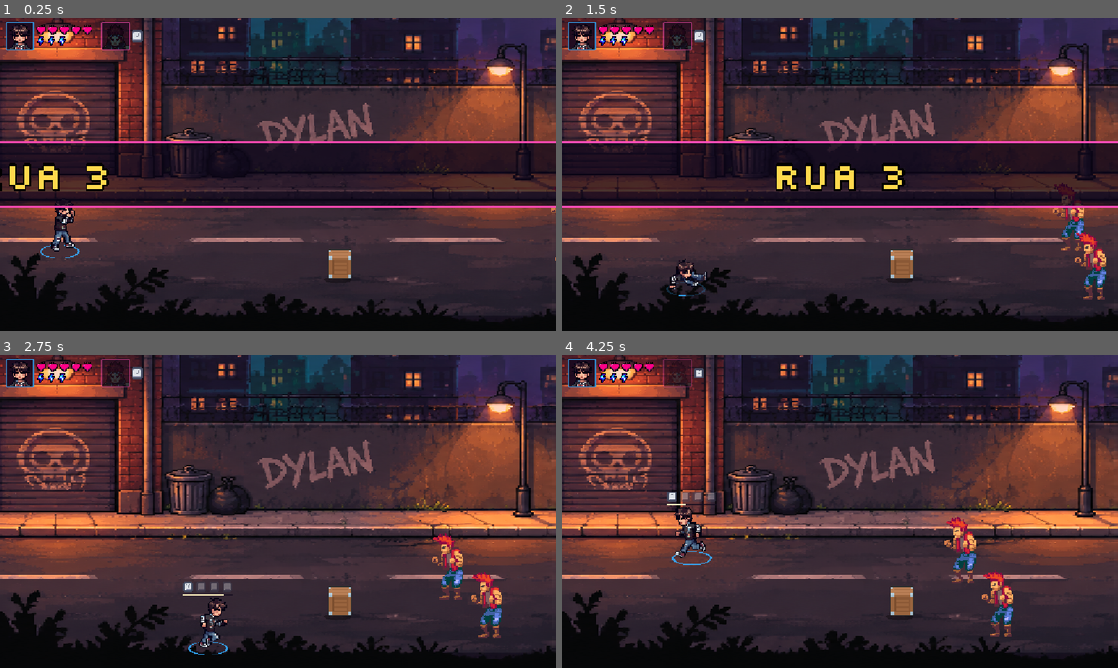
Above: before the commit, frames 1-4 (two rows, left to right).
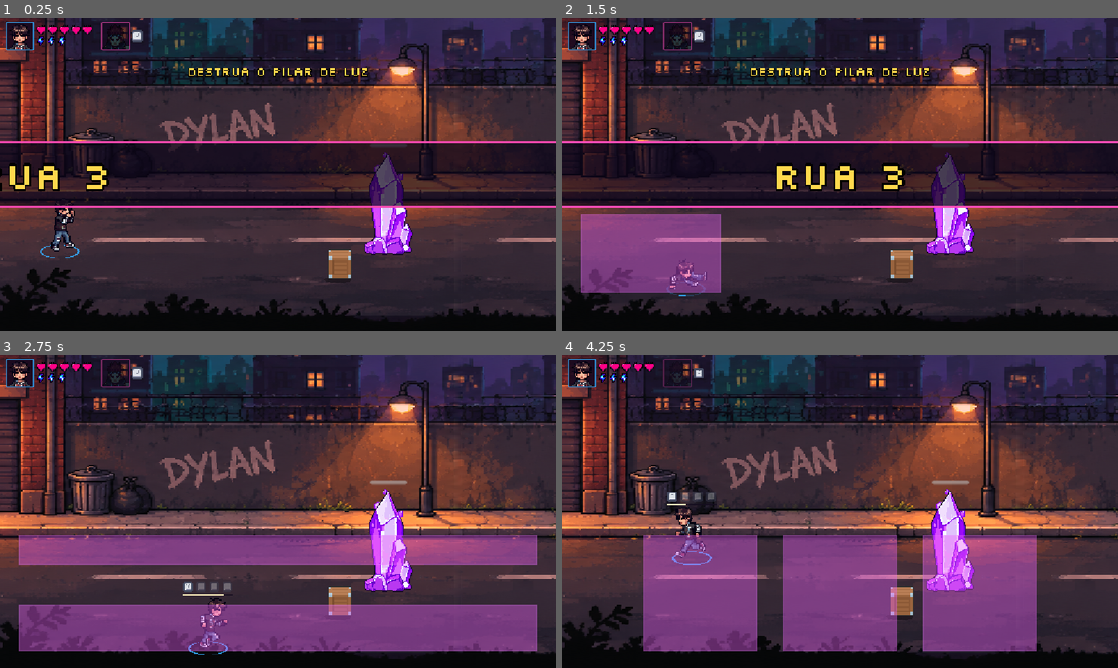
Above: after the commit, the same moments.

Repository: lucas-gif561/metalworld
Game: Godot game, scene res://fases/rua_3/rua_3.tscn
Two runs of this game, one before a commit and one after it. Both use one fixed random seed, a clock stepped at 60 frames per second and the inputs below. This scene is started directly instead of the project's main scene. Sound files missing from this copy of the repository are replaced by a short silence.
Inputs (mouse positions are in pixels of both pictures, inside the frame that each line leads up to):
- Up to frame 1 (0.25 s): no input
- Up to frame 2 (1.5 s): tap Enter (p1_entrar) at 0.5 s; move the mouse to (962, 158) at 0.52 s; hold D (mover_direita) 0.53-1.28 s; hold F (atacar) 0.53-1.28 s; click (962, 158) at 0.67 s; move the mouse to (728, 190) at 1.27 s; hold S (mover_baixo) from 1.28 s (still down); tap G (dodge) at 1.35 s; click (728, 190) at 1.42 s
- Up to frame 3 (2.75 s): move the mouse to (333, 442) at 2.02 s; release S (mover_baixo) at 2.03 s; hold D (mover_direita) from 2.03 s (still down); tap Y (interagir) at 2.1 s; click (333, 442) at 2.17 s
- Up to frame 4 (4.25 s): move the mouse to (812, 574) at 2.77 s; release D (mover_direita) at 2.78 s; hold W (mover_cima) 2.78-3.53 s; tap Enter (p1_entrar) at 2.85 s; click (812, 574) at 2.92 s; move the mouse to (1006, 558) at 3.52 s; hold A (mover_esquerda) from 3.53 s (still down); tap R (p1_reiniciar) at 3.6 s; click (1006, 558) at 3.67 s

The runs differ from the first frame. In frame 1, 34% of the frame differs, in the area x 0-100%, y 0-97%; in frame 2, 39%; in frame 3, 61%; in frame 4, 61%.

Commit message:
Adicionar Rua 3 e aprimorar o combate

Diff:
--- a/fases/rua_2/inimigos/tubista/tubista.gd
+++ b/fases/rua_2/inimigos/tubista/tubista.gd
@@ -7,6 +7,8 @@
 
 
 func _comportamento(_delta):
+	if _andar_para_dentro_da_arena():
+		return
 	_olhar_para_jogador()
 	if global_position.distance_to(jogador.global_position) <= alcance_ataque:
 		velocity = Vector2.ZERO
@@ -21,6 +23,8 @@
 
 
 func _assoprar_tuba() -> void:
+	if _fora_da_arena_da_rua():
+		return
 	var alvo = Jogo.jogador_mais_proximo(global_position)
 	if alvo == null:
 		return
--- /dev/null
+++ b/fases/rua_3/desafio_luz.gd
@@ -0,0 +1,149 @@
+extends Node2D
+## O gerenciador mantém a arena fechada enquanto este desafio estiver na cena.
+
+const ATAQUES_POR_SEQUENCIA := 4
+
+@export var vida_maxima := 8
+@export var tempo_sobrevivencia := 0.0
+@export var intervalo_ataques := 1.45
+@export var intervalo_sequencias := 2.6
+@export_range(0.0, 1.0) var chance_animacao_dano := 0.35
+@export var cena_feixe: PackedScene
+@export var objetivo := ""
+
+@onready var fase = get_parent()
+@onready var vida := float(vida_maxima)
+@onready var _vida_maxima_atual := vida_maxima
+@onready var barra := get_node_or_null("Vida") as ProgressBar
+@onready var cristal := get_node_or_null("Cristal") as AnimatedSprite2D
+
+var morto := false
+var _decorrido := 0.0
+var _ate_ataque := 0.8
+var _ataque := 0
+var _segundos_exibidos := -1
+
+
+func _ready() -> void:
+	if cristal != null:
+		cristal.animation_finished.connect(_ao_terminar_animacao_cristal)
+	if barra != null:
+		_atualizar_vida_coop()
+		Jogo.jogador_entrou.connect(_atualizar_vida_coop)
+		Jogo.jogador_saiu.connect(_atualizar_vida_coop)
+		fase.hud.mostrar_aviso(objetivo, 2.5)
+
+
+func _atualizar_vida_coop(_jogador = null) -> void:
+	if morto:
+		return
+	var nova_maxima := vida_maxima * (2 if Jogo.p2_ativo else 1)
+	# Mantém a porcentagem de vida quando o P2 entra ou sai.
+	vida *= float(nova_maxima) / _vida_maxima_atual
+	_vida_maxima_atual = nova_maxima
+	barra.max_value = nova_maxima
+	barra.value = vida
+
+
+func _physics_process(delta: float) -> void:
+	if morto or fase.fim_de_jogo:
+		return
+
+	_decorrido += delta
+	_ate_ataque -= delta
+	if tempo_sobrevivencia > 0.0:
+		var limites: Rect2 = fase.limites_arena()
+		for jogador in Jogo.jogadores_vivos():
+			if not jogador.entrando and jogador.global_position.x >= limites.end.x:
+				_concluir()
+				return
+		var restante := ceili(tempo_sobrevivencia - _decorrido)
+		if restante <= 0:
+			_concluir()
+			return
+		if restante != _segundos_exibidos:
+			_segundos_exibidos = restante
+			fase.hud.mostrar_aviso(objetivo % restante)
+		if tempo_sobrevivencia - _decorrido < 1.15:
+			return
+
+	if _ate_ataque <= 0.0:
+		_lancar_ataque()
+		_ate_ataque = intervalo_sequencias if _ataque % ATAQUES_POR_SEQUENCIA == 0 else intervalo_ataques
+
+
+func receber_dano(dano: float) -> void:
+	if morto or barra == null or dano <= 0.0:
+		return
+	vida = maxf(0.0, vida - ceili(dano))
+	barra.value = vida
+	Audio.tocar("dano_inimigo")
+	if vida == 0:
+		Combate.tremer(6.0)
+		_concluir()
+	elif cristal != null and cristal.animation == &"parado" and randf() < chance_animacao_dano:
+		cristal.play(&"dano")
+
+
+func _concluir() -> void:
+	morto = true
+	fase.hud.esconder_aviso()
+	if cristal == null:
+		queue_free()
+		return
+
+	$Colisao.set_deferred("disabled", true)
+	barra.hide()
+	for feixe in get_children():
+		if feixe is Panel:
+			feixe.set_physics_process(false)
+			feixe.queue_free()
+	cristal.play(&"quebra")
+
+
+func _ao_terminar_animacao_cristal() -> void:
+	if morto:
+		queue_free()
+	else:
+		cristal.play(&"parado")
+
+
+func _lancar_ataque() -> void:
+	# Inclui os pés de quem está encostado nas bordas direita e inferior.
+	var limites: Rect2 = fase.limites_arena().grow(1.0)
+	var invertido := _ataque % (ATAQUES_POR_SEQUENCIA * 2) >= ATAQUES_POR_SEQUENCIA
+	match _ataque % ATAQUES_POR_SEQUENCIA:
+		0:
+			if invertido:
+				_marcar_faixa(limites, Vector2(0.12, 0), Vector2(0.33, 1))
+				_marcar_faixa(limites, Vector2(0.55, 0), Vector2(0.33, 1))
+			else:
+				var tamanho := limites.size * Vector2(0.36, 0.68)
+				for jogador in Jogo.jogadores_vivos():
+					if not jogador.entrando:
+						var area := Rect2(jogador.global_position - tamanho / 2.0, tamanho)
+						_marcar(area.intersection(limites))
+		1:
+			var altura_topo := 0.40 if invertido else 0.26
+			var inicio_base := altura_topo + 0.34
+			_marcar_faixa(limites, Vector2.ZERO, Vector2(1, altura_topo))
+			_marcar_faixa(limites, Vector2(0, inicio_base), Vector2(1, 1.0 - inicio_base))
+		2:
+			for x in [0.12, 0.39, 0.66]:
+				_marcar_faixa(limites, Vector2(x, 0), Vector2(0.22, 1))
+		3:
+			var x_topo := 0.50 if invertido else 0.0
+			_marcar_faixa(limites, Vector2(x_topo, 0), Vector2(0.50, 0.42))
+			_marcar_faixa(limites, Vector2(0.50 - x_topo, 0.56), Vector2(0.50, 0.44))
+	_ataque += 1
+
+
+func _marcar_faixa(limites: Rect2, inicio: Vector2, tamanho: Vector2) -> void:
+	_marcar(Rect2(limites.position + inicio * limites.size, tamanho * limites.size))
+
+
+func _marcar(area: Rect2) -> void:
+	var feixe = cena_feixe.instantiate()
+	add_child(feixe)
+	feixe.global_position = area.position
+	feixe.size = area.size
--- /dev/null
+++ b/fases/rua_3/esquiva_luz.tscn
@@ -0,0 +1,11 @@
+[gd_scene format=3 uid="uid://d4egb2dewbxsb"]
+
+[ext_resource type="Script" uid="uid://kpf2xvpocbqb" path="res://fases/rua_3/desafio_luz.gd" id="1_desafio"]
+[ext_resource type="PackedScene" uid="uid://dta2ydn2pt54f" path="res://fases/rua_3/feixe_rua.tscn" id="2_feixe"]
+
+[node name="EsquivaLuz" type="Node2D"]
+script = ExtResource("1_desafio")
+tempo_sobrevivencia = 10.0
+intervalo_ataques = 1.30
+cena_feixe = ExtResource("2_feixe")
+objetivo = "SIGA PARA A DIREITA  (%ds DE FEIXES)"
--- /dev/null
+++ b/fases/rua_3/feixe_rua.gd
@@ -0,0 +1,22 @@
+extends Panel
+
+@export var tempo_aviso := 0.9
+@export var tempo_impacto := 0.2
+@export var brilho_impacto := Color.WHITE
+@export var dano := 1
+
+var _tempo := 0.0
+var _atingiu := false
+
+
+func _physics_process(delta: float) -> void:
+	_tempo += delta
+	if not _atingiu and _tempo >= tempo_aviso:
+		_atingiu = true
+		self_modulate = brilho_impacto
+		var area := Rect2(global_position, size)
+		for jogador in Jogo.jogadores_vivos():
+			if not jogador.entrando and area.has_point(jogador.global_position):
+				jogador.receber_dano(dano)
+	if _tempo >= tempo_aviso + tempo_impacto:
+		queue_free()
--- /dev/null
+++ b/fases/rua_3/feixe_rua.tscn
@@ -0,0 +1,19 @@
+[gd_scene format=3 uid="uid://dta2ydn2pt54f"]
+
+[ext_resource type="Script" uid="uid://bt2ys7ybijlnu" path="res://fases/rua_3/feixe_rua.gd" id="1_feixe"]
+
+[sub_resource type="StyleBoxFlat" id="StyleBoxFlat_feixe"]
+bg_color = Color(1, 0.82, 0.98, 0.86)
+border_width_left = 2
+border_width_top = 2
+border_width_right = 2
+border_width_bottom = 2
+border_color = Color(1, 0.94, 1, 1)
+
+[node name="Feixe" type="Panel"]
+self_modulate = Color(0.93, 0.46, 1, 0.46)
+z_index = 1
+mouse_filter = 2
+theme_override_styles/panel = SubResource("StyleBoxFlat_feixe")
+script = ExtResource("1_feixe")
+brilho_impacto = Color(1.75, 1.35, 1.8, 1)
--- /dev/null
+++ b/fases/rua_3/pilar_luz.tscn
@@ -0,0 +1,147 @@
+[gd_scene format=3 uid="uid://y51xvcfu2g0y"]
+
+[ext_resource type="Script" uid="uid://kpf2xvpocbqb" path="res://fases/rua_3/desafio_luz.gd" id="1_desafio"]
+[ext_resource type="PackedScene" uid="uid://dta2ydn2pt54f" path="res://fases/rua_3/feixe_rua.tscn" id="2_feixe"]
+[ext_resource type="Texture2D" uid="uid://dprg87hb2lf30" path="res://fases/rua_3/sprites/cristal_luz.png" id="3_cristal"]
+[ext_resource type="Texture2D" uid="uid://4fnt8jm40ugd" path="res://fases/rua_3/sprites/cristal_luz_animacoes.png" id="4_animacoes"]
+
+[sub_resource type="RectangleShape2D" id="RectangleShape2D_base"]
+size = Vector2(34, 16)
+
+[sub_resource type="AtlasTexture" id="Atlas_0"]
+atlas = ExtResource("4_animacoes")
+region = Rect2(0, 0, 152, 152)
+
+[sub_resource type="AtlasTexture" id="Atlas_1"]
+atlas = ExtResource("4_animacoes")
+region = Rect2(152, 0, 152, 152)
+
+[sub_resource type="AtlasTexture" id="Atlas_2"]
+atlas = ExtResource("4_animacoes")
+region = Rect2(304, 0, 152, 152)
+
+[sub_resource type="AtlasTexture" id="Atlas_3"]
+atlas = ExtResource("4_animacoes")
+region = Rect2(456, 0, 152, 152)
+
+[sub_resource type="AtlasTexture" id="Atlas_4"]
+atlas = ExtResource("4_animacoes")
+region = Rect2(608, 0, 152, 152)
+
+[sub_resource type="AtlasTexture" id="Atlas_5"]
+atlas = ExtResource("4_animacoes")
+region = Rect2(760, 0, 152, 152)
+
+[sub_resource type="AtlasTexture" id="Atlas_6"]
+atlas = ExtResource("4_animacoes")
+region = Rect2(0, 152, 152, 152)
+
+[sub_resource type="AtlasTexture" id="Atlas_7"]
+atlas = ExtResource("4_animacoes")
+region = Rect2(152, 152, 152, 152)
+
+[sub_resource type="AtlasTexture" id="Atlas_8"]
+atlas = ExtResource("4_animacoes")
+region = Rect2(304, 152, 152, 152)
+
+[sub_resource type="AtlasTexture" id="Atlas_9"]
+atlas = ExtResource("4_animacoes")
+region = Rect2(456, 152, 152, 152)
+
+[sub_resource type="AtlasTexture" id="Atlas_10"]
+atlas = ExtResource("4_animacoes")
+region = Rect2(608, 152, 152, 152)
+
+[sub_resource type="AtlasTexture" id="Atlas_11"]
+atlas = ExtResource("4_animacoes")
+region = Rect2(760, 152, 152, 152)
+
+[sub_resource type="AtlasTexture" id="Atlas_12"]
+atlas = ExtResource("4_animacoes")
+region = Rect2(0, 304, 152, 152)
+
+[sub_resource type="AtlasTexture" id="Atlas_13"]
+atlas = ExtResource("4_animacoes")
+region = Rect2(152, 304, 152, 152)
+
+[sub_resource type="AtlasTexture" id="Atlas_14"]
+atlas = ExtResource("4_animacoes")
+region = Rect2(304, 304, 152, 152)
+
+[sub_resource type="AtlasTexture" id="Atlas_15"]
+atlas = ExtResource("4_animacoes")
+region = Rect2(456, 304, 152, 152)
+
+[sub_resource type="AtlasTexture" id="Atlas_16"]
+atlas = ExtResource("4_animacoes")
+region = Rect2(608, 304, 152, 152)
+
+[sub_resource type="AtlasTexture" id="Atlas_17"]
+atlas = ExtResource("4_animacoes")
+region = Rect2(760, 304, 152, 152)
+
+
+[sub_resource type="SpriteFrames" id="SpriteFrames_cristal"]
+animations = [{
+"frames": [{"duration": 1.0, "texture": ExtResource("3_cristal")}],
+"loop": true,
+"name": &"parado",
+"speed": 5.0
+}, {
+"frames": [
+{"duration": 1.0, "texture": SubResource("Atlas_0")},
+{"duration": 1.0, "texture": SubResource("Atlas_1")},
+{"duration": 1.0, "texture": SubResource("Atlas_2")},
+{"duration": 1.0, "texture": SubResource("Atlas_3")},
+{"duration": 1.0, "texture": SubResource("Atlas_4")},
+{"duration": 1.0, "texture": SubResource("Atlas_5")},
+{"duration": 1.0, "texture": SubResource("Atlas_6")},
+{"duration": 1.0, "texture": SubResource("Atlas_7")},
+{"duration": 1.0, "texture": SubResource("Atlas_8")}
+],
+"loop": false,
+"name": &"dano",
+"speed": 12.0
+}, {
+"frames": [
+{"duration": 1.0, "texture": SubResource("Atlas_9")},
+{"duration": 1.0, "texture": SubResource("Atlas_10")},
+{"duration": 1.0, "texture": SubResource("Atlas_11")},
+{"duration": 1.0, "texture": SubResource("Atlas_12")},
+{"duration": 1.0, "texture": SubResource("Atlas_13")},
+{"duration": 1.0, "texture": SubResource("Atlas_14")},
+{"duration": 1.0, "texture": SubResource("Atlas_15")},
+{"duration": 1.0, "texture": SubResource("Atlas_16")},
+{"duration": 1.0, "texture": SubResource("Atlas_17")}
+],
+"loop": false,
+"name": &"quebra",
+"speed": 10.0
+}]
+
+[node name="PilarLuz" type="AnimatableBody2D" groups=["alvos_golpe", "inimigos"]]
+collision_layer = 33
+collision_mask = 0
+sync_to_physics = false
+script = ExtResource("1_desafio")
+vida_maxima = 14
+cena_feixe = ExtResource("2_feixe")
+objetivo = "DESTRUA O PILAR DE LUZ"
+
+[node name="Colisao" type="CollisionShape2D" parent="."]
+shape = SubResource("RectangleShape2D_base")
+
+[node name="Cristal" type="AnimatedSprite2D" parent="."]
+position = Vector2(-2, -106)
+scale = Vector2(2, 2)
+sprite_frames = SubResource("SpriteFrames_cristal")
+animation = &"parado"
+flip_h = true
+
+[node name="Vida" type="ProgressBar" parent="."]
+offset_left = -38.0
+offset_top = -230.0
+offset_right = 38.0
+offset_bottom = -222.0
+mouse_filter = 2
+show_percentage = false
--- a/fases/rua_3/rua_3.tscn
+++ b/fases/rua_3/rua_3.tscn
@@ -6,8 +6,8 @@
 [ext_resource type="PackedScene" uid="uid://dqlqnehxlyabn" path="res://personagens/dylan/jogador.tscn" id="4_player"]
 [ext_resource type="Script" uid="uid://bgs4n7or273cj" path="res://fases/comum/ponto_spawn.gd" id="5_ponto"]
 [ext_resource type="Script" uid="uid://c2r13nvu5ypje" path="res://fases/comum/gerenciador_ondas.gd" id="6_manager"]
-[ext_resource type="PackedScene" uid="uid://cveoxj6cty0lj" path="res://inimigos/base/inimigo.tscn" id="7_normal"]
-[ext_resource type="PackedScene" uid="uid://bns8j4jm6robf" path="res://inimigos/rapido/inimigo_rapido.tscn" id="8_rapido"]
+[ext_resource type="PackedScene" uid="uid://y51xvcfu2g0y" path="res://fases/rua_3/pilar_luz.tscn" id="7_pilar"]
+[ext_resource type="PackedScene" uid="uid://d4egb2dewbxsb" path="res://fases/rua_3/esquiva_luz.tscn" id="8_esquiva"]
 [ext_resource type="PackedScene" uid="uid://b3tmyx1mfj17g" path="res://ui/hud.tscn" id="9_hud"]
 [ext_resource type="PackedScene" uid="uid://b08jrpmqepjnt" path="res://objetos/caixote.tscn" id="10_caixote"]
 [ext_resource type="PackedScene" uid="uid://dv05ik1pri0fs" path="res://objetos/barril.tscn" id="11_barril"]
@@ -19,12 +19,15 @@
 [node name="Background" type="Sprite2D" parent="." unique_id=1739462595]
 modulate = Color(1.1, 0.85, 0.8, 1)
 z_index = -1
-position = Vector2(1622.5001, 215.99998)
+position = Vector2(2640, 215.99998)
 scale = Vector2(1.4986188, 1.1933701)
+texture_repeat = 2
+region_enabled = true
+region_rect = Rect2(0, 0, 3800, 724)
 texture = ExtResource("2_fundo")
 
 [node name="Portal" parent="." unique_id=1072026046 instance=ExtResource("3_portal")]
-position = Vector2(2050, 461)
+position = Vector2(5110, 461)
 
 [node name="Player" parent="." unique_id=526895389 instance=ExtResource("4_player")]
 position = Vector2(124, 488)
@@ -34,37 +37,53 @@
 
 [node name="Spawns" type="Node2D" parent="." unique_id=798770499]
 
-[node name="Arena1" type="Node2D" parent="Spawns" unique_id=1122361323]
+[node name="Arena1" type="Node2D" parent="Spawns"]
 
-[node name="Onda1" type="Node2D" parent="Spawns/Arena1" unique_id=2129842886]
+[node name="Onda1" type="Node2D" parent="Spawns/Arena1"]
 
-[node name="Ponto1" type="Marker2D" parent="Spawns/Arena1/Onda1" unique_id=951737822]
-position = Vector2(1203, 480)
+[node name="Ponto1" type="Marker2D" parent="Spawns/Arena1/Onda1"]
+position = Vector2(805, 490)
 script = ExtResource("5_ponto")
-cena_inimigo = ExtResource("7_normal")
+cena_inimigo = ExtResource("7_pilar")
 
-[node name="Ponto2" type="Marker2D" parent="Spawns/Arena1/Onda1" unique_id=397983804]
-position = Vector2(1204, 580)
+[node name="Arena2" type="Node2D" parent="Spawns"]
+
+[node name="Onda1" type="Node2D" parent="Spawns/Arena2"]
+
+[node name="Ponto1" type="Marker2D" parent="Spawns/Arena2/Onda1"]
+position = Vector2(1608, 490)
 script = ExtResource("5_ponto")
-cena_inimigo = ExtResource("7_normal")
+cena_inimigo = ExtResource("8_esquiva")
 
-[node name="Arena2" type="Node2D" parent="Spawns" unique_id=1858583814]
+[node name="Arena3" type="Node2D" parent="Spawns"]
 
-[node name="Onda1" type="Node2D" parent="Spawns/Arena2" unique_id=1304788807]
+[node name="Onda1" type="Node2D" parent="Spawns/Arena3"]
 
-[node name="Ponto1" type="Marker2D" parent="Spawns/Arena2/Onda1" unique_id=480487652]
-position = Vector2(2320, 480)
+[node name="Ponto1" type="Marker2D" parent="Spawns/Arena3/Onda1"]
+position = Vector2(2869, 490)
 script = ExtResource("5_ponto")
-cena_inimigo = ExtResource("7_normal")
+cena_inimigo = ExtResource("7_pilar")
 
-[node name="Ponto2" type="Marker2D" parent="Spawns/Arena2/Onda1" unique_id=1674227076]
-position = Vector2(2330, 580)
+[node name="Arena4" type="Node2D" parent="Spawns"]
+
+[node name="Onda1" type="Node2D" parent="Spawns/Arena4"]
+
+[node name="Ponto1" type="Marker2D" parent="Spawns/Arena4/Onda1"]
+position = Vector2(3672, 490)
 script = ExtResource("5_ponto")
-cena_inimigo = ExtResource("8_rapido")
+cena_inimigo = ExtResource("8_esquiva")
+
+[node name="Arena5" type="Node2D" parent="Spawns"]
+
+[node name="Onda1" type="Node2D" parent="Spawns/Arena5"]
+
+[node name="Ponto1" type="Marker2D" parent="Spawns/Arena5/Onda1"]
+position = Vector2(4933, 490)
+script = ExtResource("5_ponto")
+cena_inimigo = ExtResource("7_pilar")
 
 [node name="GerenciadorOndas" type="Node" parent="." unique_id=760976405]
 script = ExtResource("6_manager")
-cena_inimigo = ExtResource("7_normal")
 
 [node name="Caixote1" parent="." unique_id=521593969 instance=ExtResource("10_caixote")]
 position = Vector2(700, 540)
@@ -72,4 +91,13 @@
 [node name="Barril1" parent="." unique_id=1684463714 instance=ExtResource("11_barril")]
 position = Vector2(1500, 403)
 
+[node name="Caixote3" parent="." instance=ExtResource("10_caixote")]
+position = Vector2(2650, 540)
+
+[node name="Barril4" parent="." instance=ExtResource("11_barril")]
+position = Vector2(3620, 403)
+
+[node name="Caixote5" parent="." instance=ExtResource("10_caixote")]
+position = Vector2(4750, 540)
+
 [node name="HudJogo" parent="." unique_id=444926627 instance=ExtResource("9_hud")]
--- a/inimigos/atirador/inimigo_atirador.gd
+++ b/inimigos/atirador/inimigo_atirador.gd
@@ -7,6 +7,8 @@
 
 
 func _comportamento(_delta):
+	if _andar_para_dentro_da_arena():
+		return
 	var diferenca = jogador.global_position - global_position
 	var movimento = Vector2.ZERO
 
@@ -33,6 +35,8 @@
 
 
 func atirar():
+	if _fora_da_arena_da_rua():
+		return
 	var projetil = cena_projetil_inimigo.instantiate()
 
 	# Atira para o lado travado no começo da carga, mesmo que o jogador tenha passado para o outro
--- a/inimigos/base/inimigo.gd
+++ b/inimigos/base/inimigo.gd
@@ -100,6 +100,7 @@
 var _vaga_desde_ms := 0
 var _angulo_espera := 0.0
 var _lado_espera := 0 # lado do jogador onde espera a vez (0 = escolher)
+var _entrou_na_arena := false
 
 
 func _ready():
@@ -127,6 +128,13 @@
 
 
 func _physics_process(delta):
+	var limites := _limites_da_rua()
+	_conter_na_arena(limites)
+	_processar_comportamento(delta)
+	_conter_na_arena(limites)
+
+
+func _processar_comportamento(delta: float) -> void:
 	if not morto and tempo_atordoado > 0.0:
 		tempo_atordoado = maxf(tempo_atordoado - delta, 0.0)
 		velocity = Vector2.ZERO
@@ -148,6 +156,39 @@
 		return
 
 	_comportamento(delta)
+
+
+func _limites_da_rua() -> Rect2:
+	var cena = get_tree().current_scene
+	if cena and cena.has_node("GerenciadorOndas") and cena.has_method("limites_arena"):
+		return cena.limites_arena()
+	return Rect2()
+
+
+func _conter_na_arena(limites: Rect2) -> void:
+	if not limites.has_area():
+		return
+	var dentro := global_position.clamp(limites.position, limites.end)
+	if global_position.is_equal_approx(dentro):
+		_entrou_na_arena = true
+	elif _entrou_na_arena:
+		global_position = dentro
+
+
+func _fora_da_arena_da_rua() -> bool:
+	var limites := _limites_da_rua()
+	return limites.has_area() and not global_position.is_equal_approx(global_position.clamp(limites.position, limites.end))
+
+
+func _andar_para_dentro_da_arena() -> bool:
+	if not _fora_da_arena_da_rua():
+		return false
+	var destino := _dentro_da_arena(global_position)
+	velocity = global_position.direction_to(destino) * velocidade
+	_olhar_para_jogador()
+	_atualizar_animacao()
+	move_and_slide()
+	return true
 
 
 ## Comportamento padrão (corpo a corpo, em grupo): pega uma vaga ao lado do
--- a/inimigos/tanque/inimigo_tanque.gd
+++ b/inimigos/tanque/inimigo_tanque.gd
@@ -43,6 +43,8 @@
 
 
 func atirar():
+	if _fora_da_arena_da_rua():
+		return
 	# Atira para o lado travado no começo da carga
 	var lado = float(lado_carga)
 
--- a/objetos/caixote.tscn
+++ b/objetos/caixote.tscn
@@ -8,9 +8,10 @@
 [sub_resource type="RectangleShape2D" id="RectangleShape2D_queb"]
 size = Vector2(50, 14)
 
-[node name="Caixote" type="StaticBody2D" unique_id=219860930]
+[node name="Caixote" type="AnimatableBody2D" unique_id=219860930 groups=["caixotes"]]
 collision_layer = 2
 collision_mask = 0
+sync_to_physics = false
 script = ExtResource("1_queb")
 cena_item = ExtResource("3_item")
 
--- a/personagens/baterista/baterista.gd
+++ b/personagens/baterista/baterista.gd
@@ -7,8 +7,11 @@
 	# Impacto no miniboss por batida, somando o do custo (ver MINIRRIFFS em jogador.gd)
 	"AABB": {"nome": "Virada", "custo": 3.0, "quadros": [2, 5, 8], "danos": [1, 1, 2], "impactos": [1, 1, 2], "empurrao": 650.0, "cena": PROJETIL_VIRADA},
 	"ABBA": {"nome": "Caixa", "custo": 2.0, "quadros": [5], "danos": [2], "impactos": [3], "cena": PROJETIL_CAIXA},
-	"ABAB": {"nome": "Bumbo", "custo": 1.0, "quadros": [2, 8], "dano": 1, "impacto": 1, "raio": 120.0, "empurrao": 600.0},
+	"ABAB": {"nome": "Bumbo", "custo": 1.0, "quadros": [2, 8], "dano": 1, "impacto": 1, "empurrao": 600.0},
 }
+
+@export var raio_primeiro_bumbo := 120.0
+@export var raio_segundo_bumbo := 175.0
 
 
 func _minirriffs_disponiveis() -> Dictionary:
@@ -28,11 +31,15 @@
 		_alterar_poder(-especial.custo)
 
 	var ultima_batida: bool = batida == especial.quadros.size() - 1
-	var batida_grave: bool = especial.has("raio") or (ultima_batida and especial.has("empurrao"))
+	var eh_bumbo: bool = not especial.has("cena")
+	var batida_grave: bool = eh_bumbo or (ultima_batida and especial.has("empurrao"))
 	Audio.tocar("minirriff_grave" if batida_grave else "minirriff_agudo")
 	Combate.tremer(4.0 if ultima_batida else 2.0)
-	if especial.has("raio"):
-		_soltar_onda(especial)
+	if eh_bumbo:
+		var onda: Dictionary = especial.duplicate()
+		onda.raio = raio_segundo_bumbo if ultima_batida else raio_primeiro_bumbo
+		onda.empurrao = especial.empurrao if ultima_batida else 0.0
+		_soltar_onda(onda)
 	else:
 		_disparar_pulso(especial, batida, ultima_batida)
 
--- a/personagens/baterista/baterista.tscn
+++ b/personagens/baterista/baterista.tscn
@@ -7,6 +7,8 @@
 
 [node name="Baterista" unique_id=1615702499 instance=ExtResource("1_base")]
 script = ExtResource("3_script")
+raio_primeiro_bumbo = 120.0
+raio_segundo_bumbo = 175.0
 id_jogador = 2
 retrato = ExtResource("4_retrato")
 quadro_cross = 5
--- a/personagens/dylan/arco_minirriff.gd
+++ b/personagens/dylan/arco_minirriff.gd
@@ -33,7 +33,9 @@
 
 
 func _ao_atingir(corpo: Node2D) -> void:
-	if _atingidos.size() >= limite_acertos or not corpo.is_in_group(grupo_alvos) or corpo.get("morto"):
+	if not corpo.is_in_group(grupo_alvos) and not corpo.is_in_group("caixotes"):
+		return
+	if _atingidos.size() >= limite_acertos or corpo.get("morto"):
 		return
 	var id = corpo.get_instance_id()
 	if id in _atingidos:
--- a/personagens/dylan/harmonico.gd
+++ b/personagens/dylan/harmonico.gd
@@ -16,7 +16,7 @@
 var _impacto = 0
 var _escala: float
 var _origem: Vector2
-var _alvo: Inimigo
+var _alvo: Node2D
 var _ultimo_atingido = 0
 var _total_acertos = 0
 var _atingidos: Array[int] = []
@@ -43,7 +43,7 @@
 				_buscar_alvo()
 		return
 
-	if not is_instance_valid(_alvo) or _alvo.morto or _alvo.is_queued_for_deletion():
+	if not is_instance_valid(_alvo) or _alvo.get("morto") or _alvo.is_queued_for_deletion():
 		_buscar_alvo()
 		return
 
@@ -76,25 +76,27 @@
 	var limite = (alcance * _escala) ** 2
 	var menor_distancia_novo = limite
 	var menor_distancia_repetido = limite
-	var repetido: Inimigo
+	var repetido: Node2D
 
-	for inimigo in get_tree().get_nodes_in_group("inimigos"):
-		if not inimigo is Inimigo or inimigo.morto or inimigo.is_queued_for_deletion():
+	var arvore := get_tree()
+	var alvos := arvore.get_nodes_in_group("inimigos") + arvore.get_nodes_in_group("caixotes")
+	for alvo in alvos:
+		if not alvo is Node2D or not alvo.has_method("receber_dano") or alvo.get("morto") or alvo.is_queued_for_deletion():
 			continue
-		var id = inimigo.get_instance_id()
+		var id = alvo.get_instance_id()
 		if id == _ultimo_atingido:
 			continue
-		var diferenca = inimigo.global_position - global_position
+		var diferenca = alvo.global_position - global_position
 		if primeiro and diferenca.x * _lado < 0.0:
 			continue
 		var distancia = diferenca.length_squared()
 		if id in _atingidos:
 			if distancia <= menor_distancia_repetido:
 				menor_distancia_repetido = distancia
-				repetido = inimigo
+				repetido = alvo
 		elif distancia <= menor_distancia_novo:
 			menor_distancia_novo = distancia
-			_alvo = inimigo
+			_alvo = alvo
 
 	if _alvo == null:
 		_alvo = repetido
--- a/personagens/dylan/jogador.gd
+++ b/personagens/dylan/jogador.gd
@@ -521,6 +521,7 @@
 func _soltar_onda(especial: Dictionary) -> void:
 	var centro = global_position
 	var raio = especial.raio * escala_personagem
+	var empurrao = especial.get("empurrao", 360.0)
 	var onda = ONDA_MINIRRIFF.instantiate()
 	get_tree().current_scene.add_child(onda)
 	onda.global_position = centro
@@ -530,8 +531,8 @@
 			continue
 		if alvo.global_position.distance_to(centro) <= raio:
 			var direcao = centro.direction_to(alvo.global_position)
-			if alvo.has_method("empurrar"):
-				alvo.empurrar(direcao * especial.get("empurrao", 360.0))
+			if empurrao > 0.0 and alvo.has_method("empurrar"):
+				alvo.empurrar(direcao * empurrao)
 			_acertar_minirriff(alvo, especial.dano, especial.get("impacto", especial.dano))
 			if alvo is Inimigo and especial.has("atordoamento"):
 				alvo.atordoar(especial.atordoamento)
Not shown, added: fases/rua_3/desafio_luz.gd.uid
Not shown, added: fases/rua_3/feixe_rua.gd.uid
Binary file added: fases/rua_3/sprites/cristal_luz.png
Not shown, added: fases/rua_3/sprites/cristal_luz.png.import
Binary file added: fases/rua_3/sprites/cristal_luz_animacoes.png
Not shown, added: fases/rua_3/sprites/cristal_luz_animacoes.png.import
Not shown, changed: docs/DOCUMENTACAO.md
